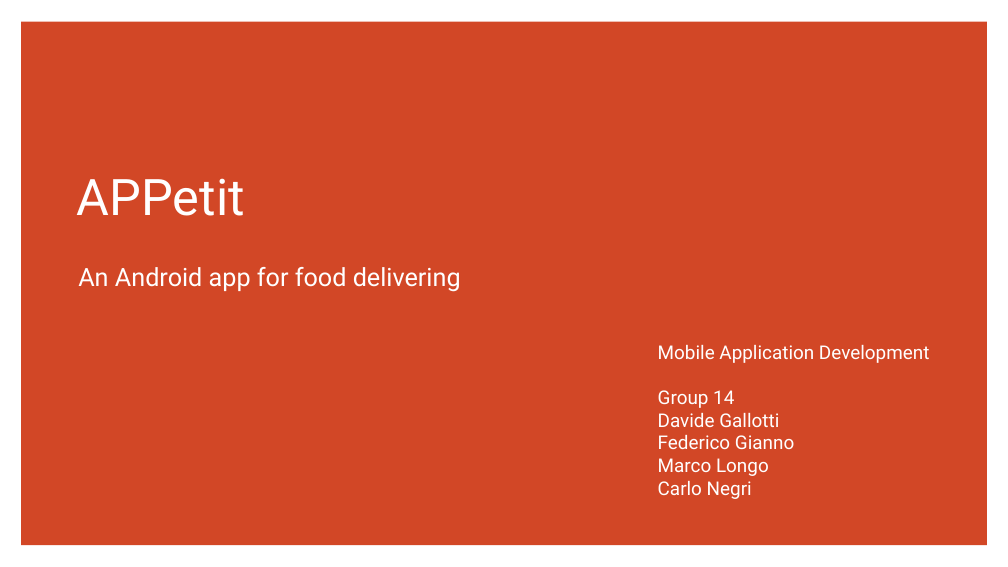
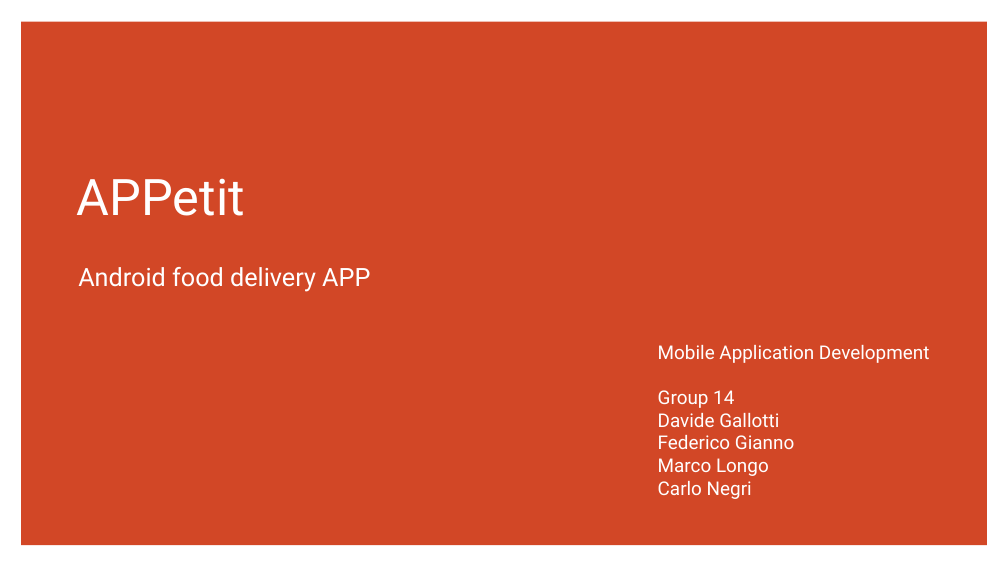
Before and after one commit to androidmaycry/APPetit, a slide deck: slide 1 of APPetit Presentation.pptx. Drawn at 1008x567 pixels with LibreOffice and Linux fonts; fonts in the diff are those of the drawing. Boxes give left, top, right and bottom in pixels: in the first picture for what was removed or moved away, otherwise in the second. Text is boxed around its words. In the diff, an @@ line names an element or a change of style, - is before the commit and + after.

```diff
--- a/APPetit Presentation.pptx
+++ b/APPetit Presentation.pptx
@@ subtitle at [78,267,370,292]: text changed @@
-An Android app for food delivering
+Android food delivery APP
```
Also in this commit, not shown: 2 other slides changed.
